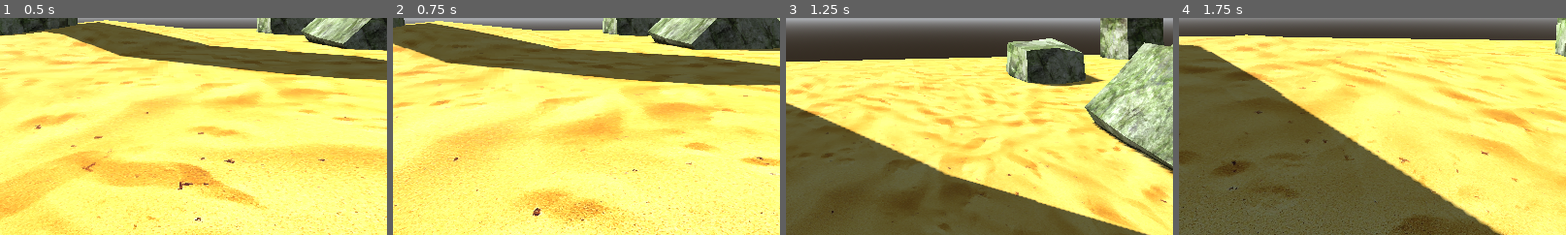
Above: before the commit, frames 1-4 (left to right).
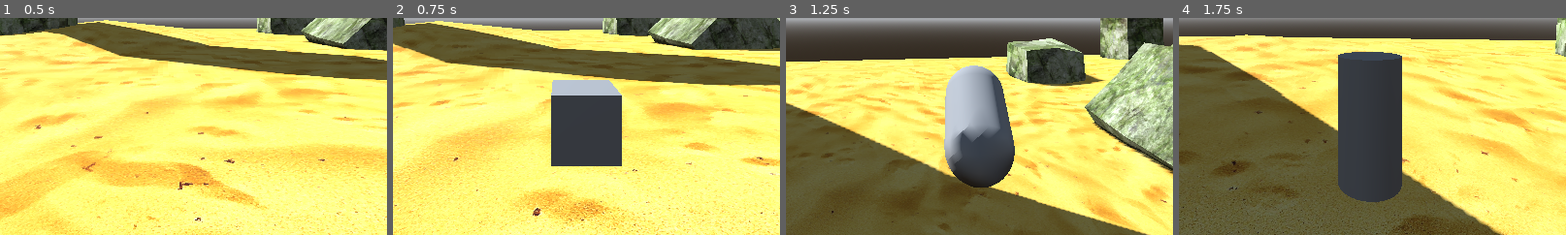
Above: after the commit, the same moments.

Repository: KonstantinosGaroufalias/retro-style-3d-fps
Game: Godot game, scene res://world.tscn
The game is run twice, just before and just after one commit, with the same random seed, the same clock (stepped at 60 frames per second) and the same inputs.
Inputs (mouse positions are % of the whole screen's width and height, from its top left):
- Up to frame 1 (0.5 s): no input
- Up to frame 2 (0.75 s): tap Enter at 0.5 s; move the mouse to (55, 50) at 0.52 s; hold W (move_forwards) from 0.53 s (still down); tap 1 at 0.6 s
- Up to frame 3 (1.25 s): keep holding W (move_forwards); tap Space (jump) at 0.77 s; tap 2 at 0.8 s
- Up to frame 4 (1.75 s): keep holding W (move_forwards); move the mouse to (45, 50) at 1.27 s; tap 2 at 1.35 s; tap Space (jump) at 1.52 s; tap 3 at 1.55 s
The pictures show only the part of the screen within x 29-79%, y 50-100%; the shares and areas given below are measured in that part.

Frame 1 is identical in both runs. In frame 2, 7.1% of the frame differs, in the area x 40-60%, y 28-69%; in frame 3, 8.3%; in frame 4, 11%, in the area x 41-58%, y 15-85%.
Error before the commit: Invalid access to property or key 'died' on a base object of type 'Node3D (player.tscn::GDScript_56tm5)'. (res://characters/player/player.gd:14)

Commit message:
Add files via upload
Added Movement and Weapons View

Diff:
--- a/retro-style-3d-fps-/characters/health_manager.gd
+++ b/retro-style-3d-fps-/characters/health_manager.gd
@@ -2,7 +2,7 @@
 
 @export var max_health = 100
 @onready var cur_health = max_health
-@export var gib_at = -10 #sets damage dealt to character
+@export var gib_at = -10
 @export var verbose = false
 
 signal died
@@ -38,3 +38,9 @@
 	health_changed.emit(cur_health, max_health)
 	if verbose:
 		print("healed for %s, health: %s/%s" % [amount, cur_health, max_health])
+
+
+func test_damage():
+	var d = DamageData.new()
+	d.amount = 30
+	hurt(d)
--- a/retro-style-3d-fps-/characters/player/player.gd
+++ b/retro-style-3d-fps-/characters/player/player.gd
@@ -3,23 +3,47 @@
 @onready var camera_3d = $Camera3D
 @onready var character_mover = $CharacterMover
 @onready var health_manager = $HealthManager
+@onready var weapon_manager = $Camera3D/WeaponManager
 
 @export var mouse_sensitivity_h = 0.15
 @export var mouse_sensitivity_v = 0.15
 
+const HOTKEYS = {
+	KEY_1 : 0,
+	KEY_2 : 1,
+	KEY_3 : 2,
+	KEY_4 : 3,
+	KEY_5 : 4,
+	KEY_6 : 5,
+	KEY_7 : 6,
+	KEY_8 : 7,
+	KEY_9 : 8,
+	KEY_0 : 9,
+}
+
 var dead = false
+
 
 func _ready():
 	Input.mouse_mode = Input.MOUSE_MODE_CAPTURED
 	health_manager.died.connect(kill)
 
 func _input(event):
+	if dead:
+		return
 	if event is InputEventMouseMotion:
 		rotation_degrees.y -= event.relative.x * mouse_sensitivity_h
 		camera_3d.rotation_degrees.x -= event.relative.y * mouse_sensitivity_v
 		camera_3d.rotation_degrees.x = clamp(camera_3d.rotation_degrees.x, -90, 90)
+	if event is InputEventMouseButton and event.is_pressed():
+		if event.button_index == MOUSE_BUTTON_WHEEL_UP:
+			weapon_manager.switch_to_previous_weapon()
+		if event.button_index == MOUSE_BUTTON_WHEEL_DOWN:
+			weapon_manager.switch_to_next_weapon()
+	if event is InputEventKey and event.is_pressed() and event.keycode in HOTKEYS:
+		weapon_manager.switch_to_weapon_slot(HOTKEYS[event.keycode])
 
-func _process(delta):
+func _process(_delta):
 	if Input.is_action_just_pressed("quit"):
 		get_tree().quit()
 	if Input.is_action_just_pressed("restart"):
@@ -31,12 +55,20 @@
 		else:
 			DisplayServer.window_set_mode(DisplayServer.WINDOW_MODE_FULLSCREEN)
 
+	if dead:
+		return
+
 	var input_dir = Input.get_vector("move_left", "move_right", "move_forwards", "move_backwards")
 	var move_dir = (transform.basis * Vector3(input_dir.x, 0, input_dir.y)).normalized()
 
 	character_mover.set_move_dir(move_dir)
 	if Input.is_action_just_pressed("jump"):
 		character_mover.jump()
+
 func kill():
 	dead = true
 	character_mover.set_move_dir(Vector3.ZERO)
+
+
+func heal() -> void:
+	pass # Replace with function body.
--- a/retro-style-3d-fps-/characters/player/player.tscn
+++ b/retro-style-3d-fps-/characters/player/player.tscn
@@ -1,18 +1,23 @@
-[gd_scene load_steps=8 format=3 uid="uid://ch0oyqu7h8xkb"]
+[gd_scene load_steps=13 format=3 uid="uid://ch0oyqu7h8xkb"]
 
 [ext_resource type="Script" path="res://characters/player/player.gd" id="1_n0jxg"]
+[ext_resource type="Script" path="res://characters/player/weapons_manager.gd" id="2_dwjd2"]
 [ext_resource type="PackedScene" uid="uid://bpt4wmavk3wqe" path="res://characters/character_mover.tscn" id="2_ksela"]
 [ext_resource type="Script" path="res://characters/character_mover.gd" id="3_kasqi"]
 [ext_resource type="PackedScene" uid="uid://c1mtqpil7ainc" path="res://characters/health_manager.tscn" id="4_ve1ay"]
+[ext_resource type="Script" path="res://characters/health_manager.gd" id="5_xsyuv"]
 
 [sub_resource type="CapsuleShape3D" id="CapsuleShape3D_mkonh"]
 
 [sub_resource type="CapsuleMesh" id="CapsuleMesh_hc8o4"]
 
-[sub_resource type="GDScript" id="GDScript_56tm5"]
-script/source = "extends Node3D
+[sub_resource type="BoxMesh" id="BoxMesh_18v8r"]
 
-"
+[sub_resource type="CapsuleMesh" id="CapsuleMesh_7p1qm"]
+
+[sub_resource type="CylinderMesh" id="CylinderMesh_01dcy"]
+
+[sub_resource type="CapsuleMesh" id="CapsuleMesh_fyutm"]
 
 [node name="Player" type="CharacterBody3D"]
 collision_layer = 2
@@ -31,9 +36,32 @@
 [node name="Camera3D" type="Camera3D" parent="."]
 transform = Transform3D(1, 0, 0, 0, 1, 0, 0, 0, 1, 0, 1.5, 0)
 
+[node name="WeaponManager" type="Node3D" parent="Camera3D"]
+transform = Transform3D(1, 0, 0, 0, 1, 0, 0, 0, 1, 0, 0, -0.705974)
+script = ExtResource("2_dwjd2")
+
+[node name="Weapons" type="Node3D" parent="Camera3D/WeaponManager"]
+
+[node name="Machete" type="MeshInstance3D" parent="Camera3D/WeaponManager/Weapons"]
+transform = Transform3D(0.15, 0, 0, 0, 0.15, 0, 0, 0, 0.15, 0.0599494, -0.2408, 0.0305586)
+mesh = SubResource("BoxMesh_18v8r")
+
+[node name="MachineGun" type="MeshInstance3D" parent="Camera3D/WeaponManager/Weapons"]
+transform = Transform3D(0.15, 0, 0, 0, 0.0786937, 0.1277, 0, -0.1277, 0.0786937, 0.0599494, -0.2408, 0.0305586)
+mesh = SubResource("CapsuleMesh_7p1qm")
+
+[node name="Shotgun" type="MeshInstance3D" parent="Camera3D/WeaponManager/Weapons"]
+transform = Transform3D(0.15, 0, 0, 0, 0.15, 0, 0, 0, 0.15, 0.0599494, -0.2408, 0.0305586)
+mesh = SubResource("CylinderMesh_01dcy")
+
+[node name="RocketLauncher" type="MeshInstance3D" parent="Camera3D/WeaponManager/Weapons"]
+transform = Transform3D(0.15, 0, 0, 0, 0.044996, -0.143092, 0, 0.143092, 0.044996, 0.0599494, -0.2408, 0.0305586)
+mesh = SubResource("CapsuleMesh_fyutm")
+
 [node name="CharacterMover" parent="." instance=ExtResource("2_ksela")]
 script = ExtResource("3_kasqi")
 stop_drag = 0.15
 
 [node name="HealthManager" parent="." instance=ExtResource("4_ve1ay")]
-script = SubResource("GDScript_56tm5")
+script = ExtResource("5_xsyuv")
+verbose = true
--- /dev/null
+++ b/retro-style-3d-fps-/characters/player/weapons_manager.gd
@@ -0,0 +1,46 @@
+extends Node3D
+
+@onready var weapons = $Weapons.get_children()
+var weapons_unlocked = []
+var cur_slot = 0
+var cur_weapon = null
+
+func _ready():
+	disable_all_weapons()
+	for i in range(weapons.size()):
+		#weapons_unlocked.append(false)
+		weapons_unlocked.append(true)
+
+func disable_all_weapons():
+	for weapon in weapons:
+		if has_method("set_active"):
+			weapon.set_active(false)
+		else:
+			weapon.hide()
+
+
+func switch_to_previous_weapon():
+	for i in range(weapons.size()):
+		var wrapped_ind = wrapi(cur_slot - 1 - i , 0,  weapons.size())
+		if switch_to_weapon_slot(wrapped_ind):
+			break
+
+func switch_to_next_weapon():
+	for i in range(weapons.size()):
+		var wrapped_ind = wrapi(cur_slot + 1 + i , 0,  weapons.size())
+		if switch_to_weapon_slot(wrapped_ind):
+			break
+
+func switch_to_weapon_slot(slot_ind: int) -> bool:
+	if slot_ind >= weapons.size() or slot_ind < 0:
+		return false
+	if weapons_unlocked.size() == 0 or !weapons_unlocked[slot_ind]:
+		return false
+	disable_all_weapons()
+	cur_slot = slot_ind
+	cur_weapon = weapons[cur_slot]
+	if has_method("set_active"):
+		cur_weapon.set_active(true)
+	else:
+		cur_weapon.show()
+	return true
